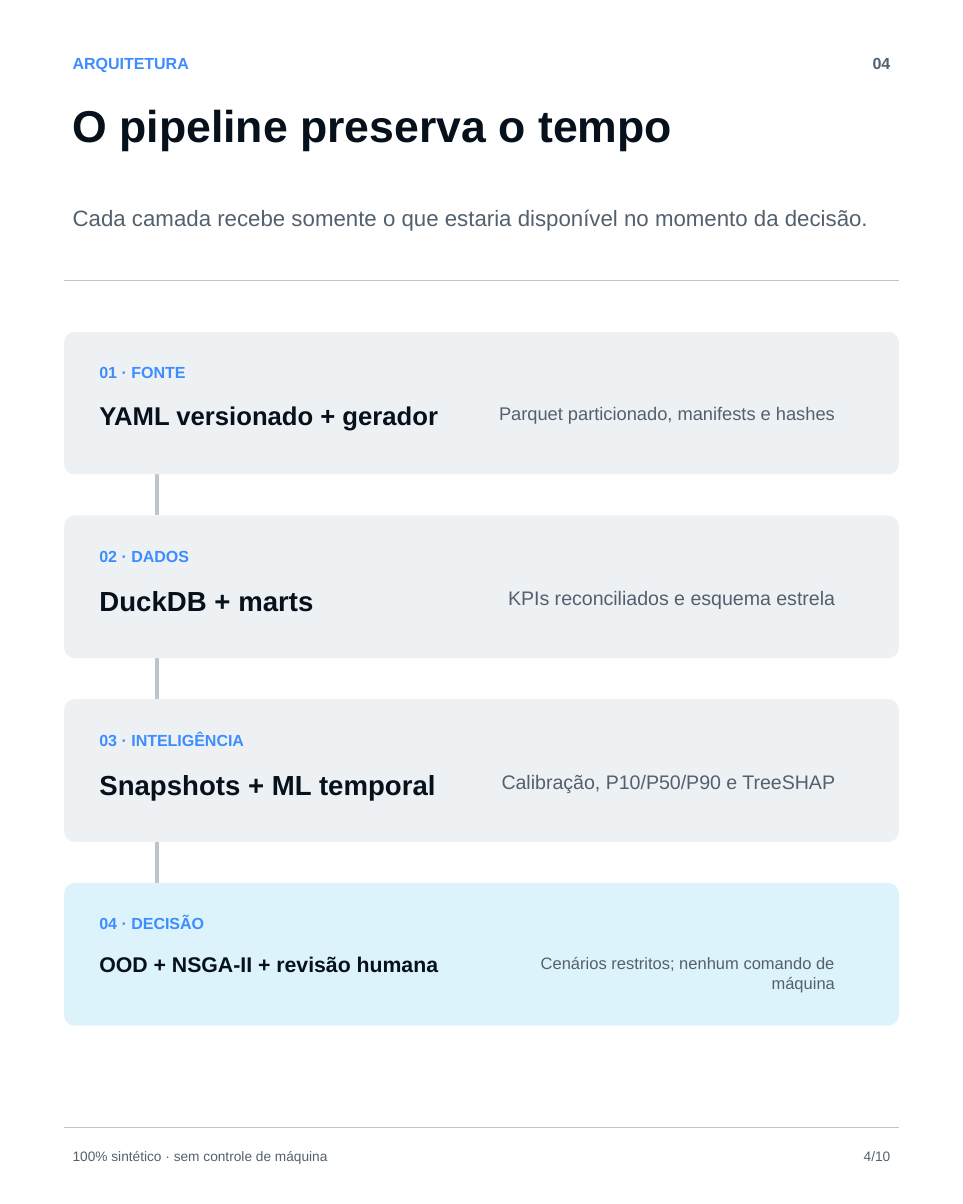
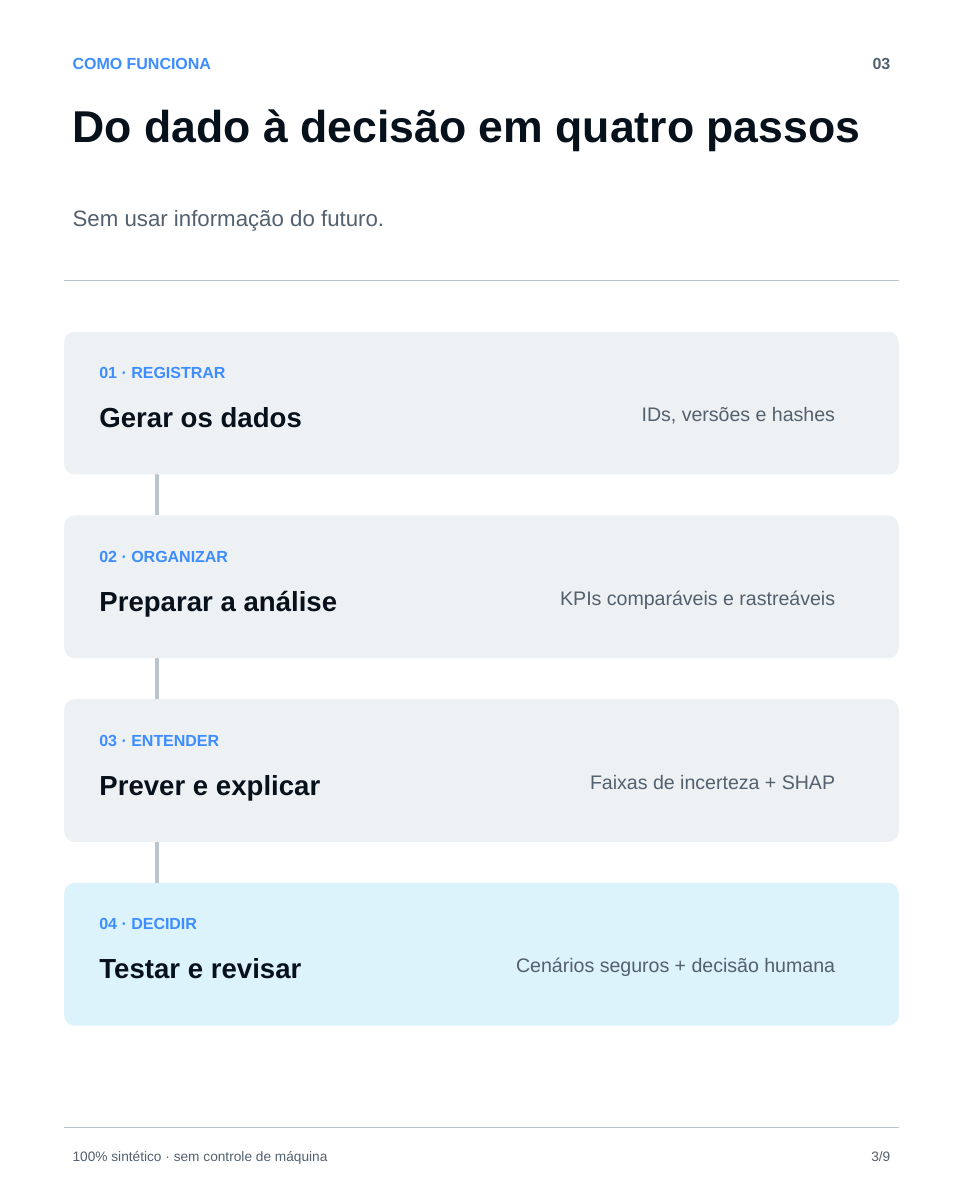
Before and after one commit to bryanleme/steelFlow-ai, a slide deck: slide 3 of docs/SteelFlow_AI_LinkedIn_Carousel.pptx (slide 4 before the commit). Drawn at 963x1204 pixels with LibreOffice and Linux fonts; fonts in the diff are those of the drawing. Boxes give left, top, right and bottom in pixels: in the first picture for what was removed or moved away, otherwise in the second. Text is boxed around its words. In the diff, an @@ line names an element or a change of style, - is before the commit and + after.

```diff
--- a/docs/SteelFlow_AI_LinkedIn_Carousel.pptx
+++ b/docs/SteelFlow_AI_LinkedIn_Carousel.pptx
@@ text at [73,58,211,69]: text changed @@
-ARQUITETURA
+COMO FUNCIONA
@@ text at [873,58,891,69]: text changed @@
-04
+03
@@ text at [73,109,861,151]: text changed @@
-O pipeline preserva o tempo
+Do dado à decisão em quatro passos
@@ text at [73,210,384,231]: text changed @@
-Cada camada recebe somente o que estaria disponível no momento da decisão.
+Sem usar informação do futuro.
@@ text at [99,367,225,378]: text changed @@
-01 · FONTE
+01 · REGISTRAR
@@ text at [99,407,302,428]: text changed; size 21.6 to 23.2 pt @@
-YAML versionado + gerador
+Gerar os dados
@@ text at [642,407,835,424]: text changed; size 15.4 to 16.5 pt @@
-Parquet particionado, manifests e hashes
+IDs, versões e hashes
@@ text at [99,551,228,562]: text changed @@
-02 · DADOS
+02 · ORGANIZAR
@@ text at [99,590,338,617]: text changed @@
-DuckDB + marts
+Preparar a análise
@@ text at [560,590,835,609]: text changed @@
-KPIs reconciliados e esquema estrela
+KPIs comparáveis e rastreáveis
@@ text at [99,735,219,746]: text changed @@
-03 · INTELIGÊNCIA
+03 · ENTENDER
@@ text at [99,775,320,800]: text changed @@
-Snapshots + ML temporal
+Prever e explicar
@@ text at [590,775,835,789]: text changed @@
-Calibração, P10/P50/P90 e TreeSHAP
+Faixas de incerteza + SHAP
@@ text at [99,918,197,929]: text changed @@
-04 · DECISÃO
+04 · DECIDIR
@@ text at [99,958,302,979]: text changed; size 17.9 to 23.2 pt @@
-OOD + NSGA-II + revisão humana
+Testar e revisar
@@ text at [516,957,835,976]: text changed; size 13.9 to 16.5 pt @@
-Cenários restritos; nenhum comando de máquina
+Cenários seguros + decisão humana
@@ text at [871,1151,890,1161]: text changed @@
-4/10
+3/9
```
Also in this commit, not shown: 8 other slides changed, 1 slide removed, 3 other files.
